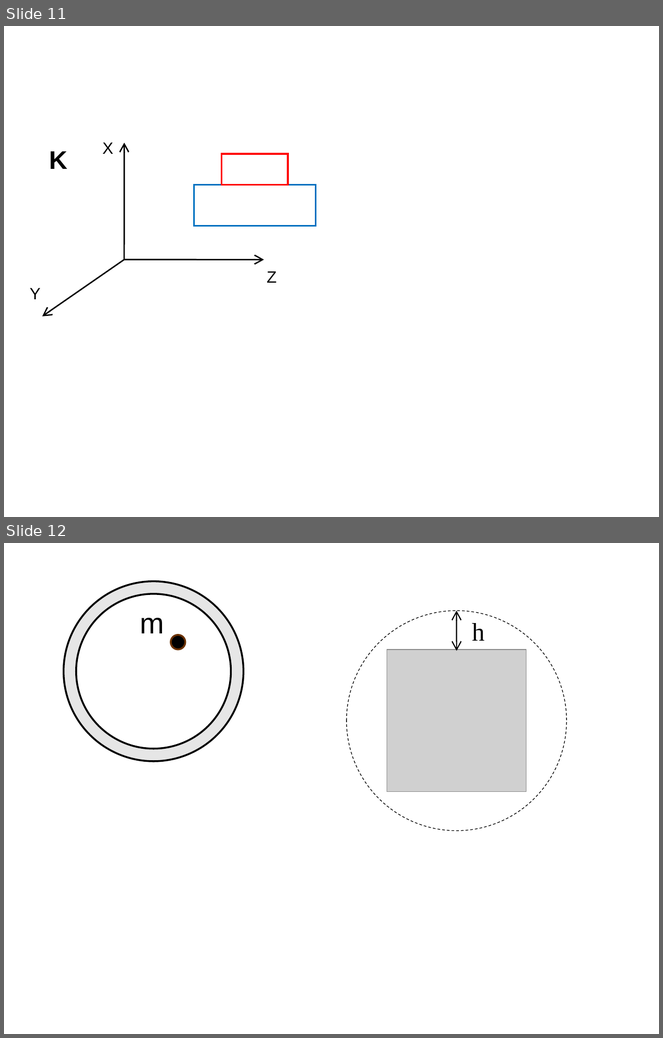
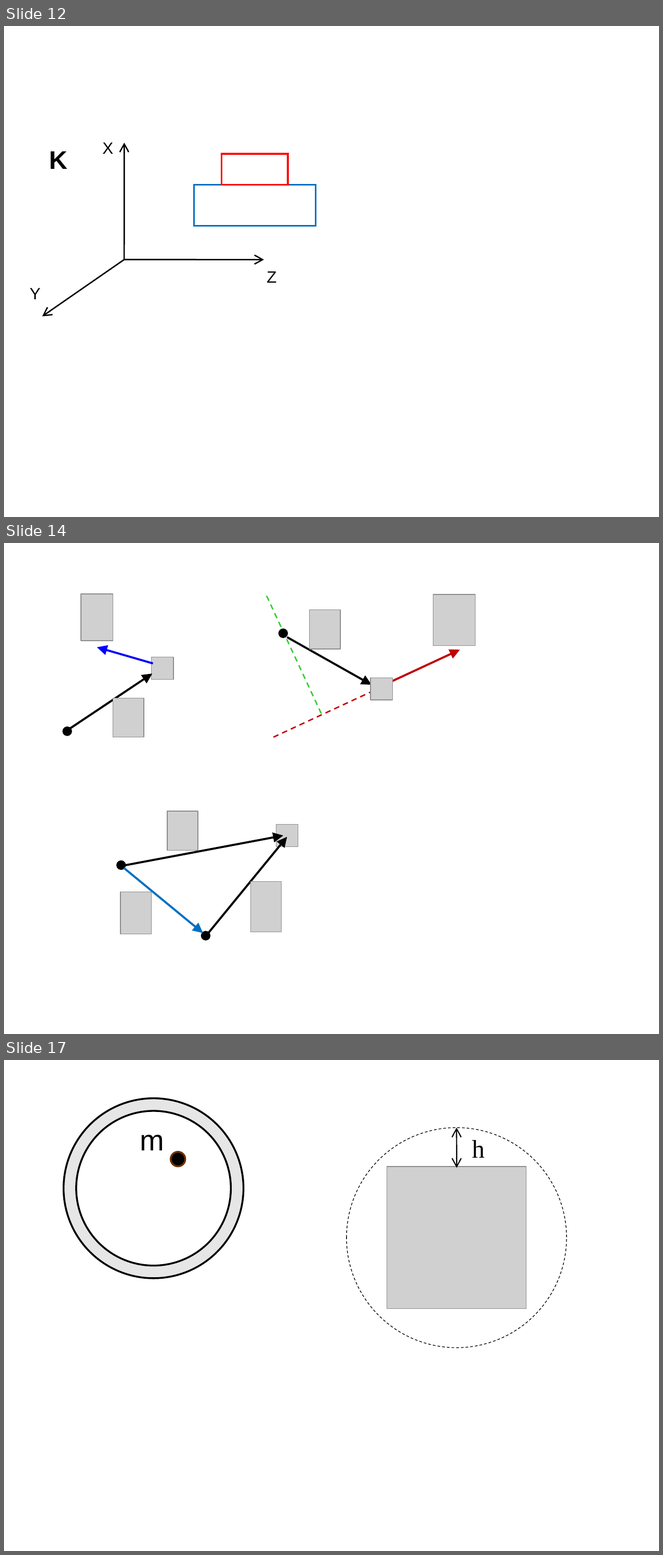
Before and after one commit to l432/NMK, a slide deck: Lecture/Mechanics/sclad.ppt. Shown one above the other, each under a label of ours: slides 11 and 12 before the commit, slides 12, 14 and 17 after it; the slides between them are not shown. The pictures are 663x1038 and 663x1555 pixels, drawn with LibreOffice and Linux fonts; fonts in the diff are those of the drawing; grey boxes stand for pictures. Boxes give left, top, right and bottom in pixels: in the first picture for what was removed or moved away, otherwise in the second. Text is boxed around its words. In the diff, an @@ line names an element or a change of style, - is before the commit and + after.

```diff
--- a/Lecture/Mechanics/sclad.ppt
+++ b/Lecture/Mechanics/sclad.ppt
@@ slide 14 added at <box>4,543,659,1034</box>, background #FFFFFF @@
@@ group added at <box>266,595,476,737</box>: 3 pictures, 2 lines, 2 arrows, 1 ellipse @@
@@ group added at <box>64,594,174,737</box>: 3 pictures, 2 arrows, 1 ellipse @@
@@ group added at <box>117,812,298,940</box>: 4 pictures, 3 arrows, 2 ellipses @@
@@ what was slide 11 is now slide 12 @@
@@ what was slide 12 is now slide 17 @@
```
Also in this commit, not shown: 3 slides changed, 19 other slides added, 2 other files.
